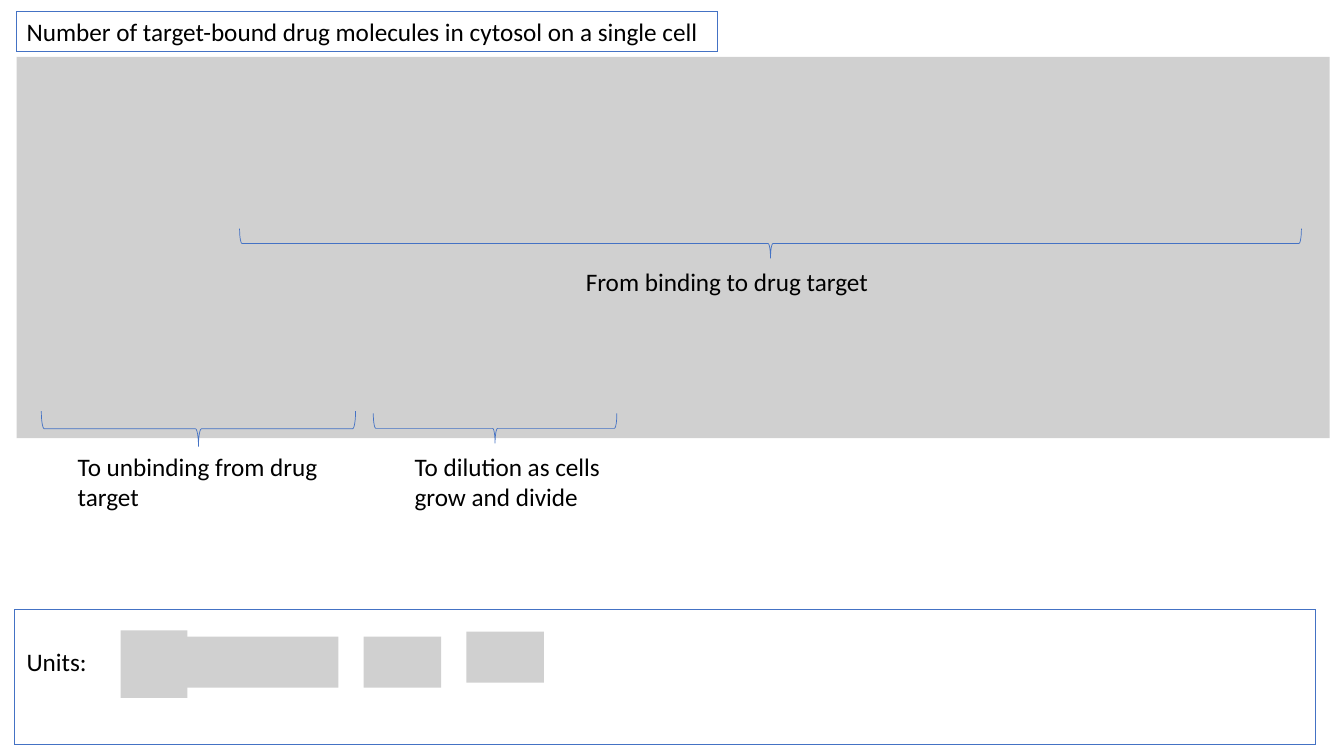
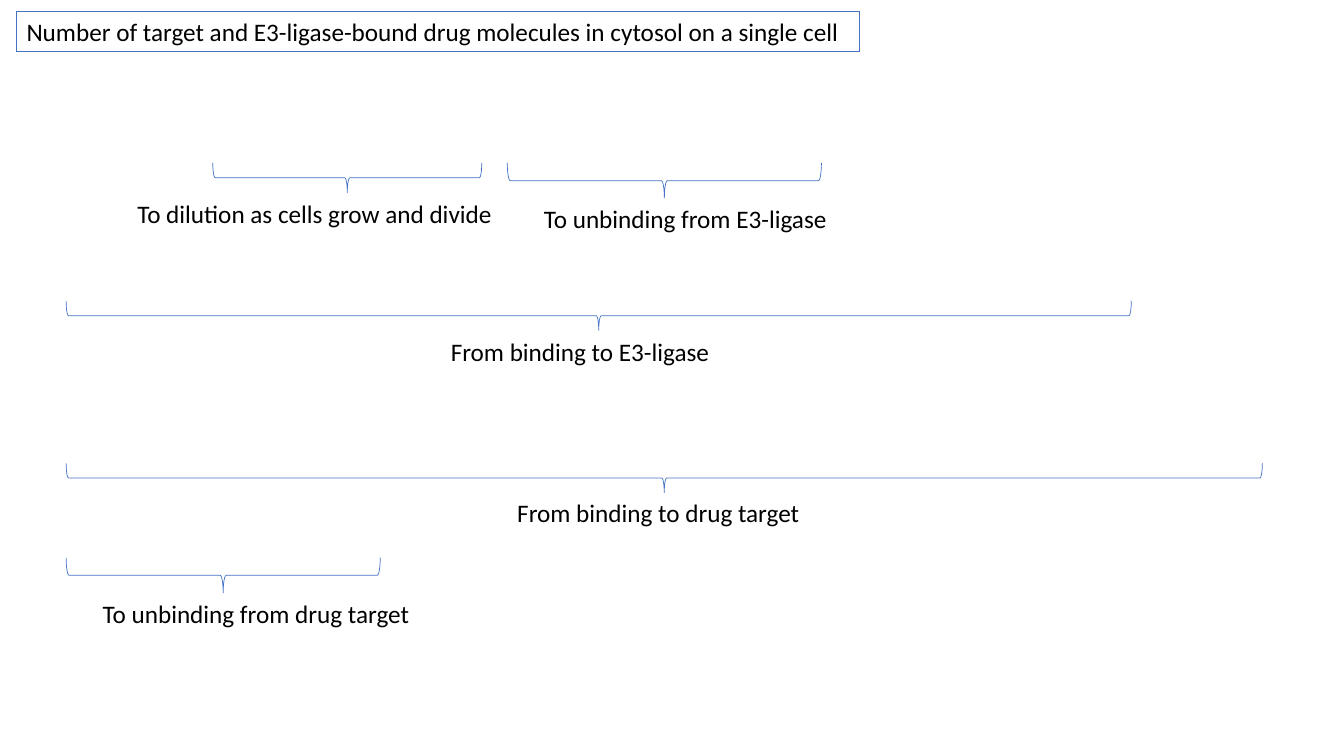
Before and after one commit to judith-stein/hc-protac-shuttle-rshiny-in-vivo, a slide deck: slide 81 of www/logistic_pk_pd_equations_explained.pptx (slide 51 before the commit). Drawn at 1344x756 pixels with LibreOffice and Linux fonts; fonts in the diff are those of the drawing; grey boxes stand for pictures; background and template pictures are left out. Boxes give left, top, right and bottom in pixels: in the first picture for what was removed or moved away, otherwise in the second. Text is boxed around its words. In the diff, an @@ line names an element or a change of style, - is before the commit and + after.

```diff
--- a/www/logistic_pk_pd_equations_explained.pptx
+++ b/www/logistic_pk_pd_equations_explained.pptx
@@ rectangle "Number of target and E3-ligase-bound ...": place and size @@
-rectangle "Number of target and E3-ligase-bound ..." at box(17, 11, 718, 51)
+rectangle "Number of target and E3-ligase-bound ..." at box(17, 11, 860, 51)
@@ text in rectangle at box(27, 23, 838, 46): text changed @@
-Number of target-bound drug molecules in cytosol on a single cell
+Number of target and E3-ligase-bound drug molecules in cytosol on a single cell
@@ picture removed at box(17, 56, 1331, 438) @@
@@ right brace: place and size @@
-right brace at box(373, 413, 617, 444)
+right brace at box(213, 163, 482, 193)
@@ right brace added at box(507, 163, 821, 198), outline #4472C4 0.5 pt @@
@@ text "To dilution as cells grow ..." rewrapped from box(415, 458, 600, 511) to box(137, 205, 492, 228) @@
@@ text added at box(544, 210, 826, 233), 18 pt, text #000000 @@
+To unbinding from E3-ligase
@@ right brace added at box(66, 301, 1131, 331), outline #4472C4 0.5 pt @@
@@ text added at box(451, 343, 709, 366), 18 pt, text #000000 @@
+From binding to E3-ligase
@@ right brace: place and size @@
-right brace at box(240, 229, 1302, 258)
+right brace at box(66, 464, 1262, 493)
@@ text "From binding to drug target": place and size @@
-text "From binding to drug target" at box(586, 273, 868, 296)
+text "From binding to drug target" at box(517, 504, 799, 527)
@@ right brace: place and size @@
-right brace at box(41, 411, 355, 446)
+right brace at box(66, 558, 381, 593)
@@ text "To unbinding from drug target" rewrapped from box(78, 458, 317, 511) to box(103, 605, 409, 628) @@
@@ rectangle removed at box(14, 610, 1316, 745) @@
@@ text removed at box(27, 653, 87, 672) @@
-Units:
@@ picture removed at box(121, 630, 188, 698) @@
@@ picture removed at box(185, 637, 338, 689) @@
@@ picture removed at box(364, 637, 442, 689) @@
@@ picture removed at box(467, 632, 544, 684) @@
```
Also in this commit, not shown: 20 other slides changed, 35 slides added, 7 other files.
